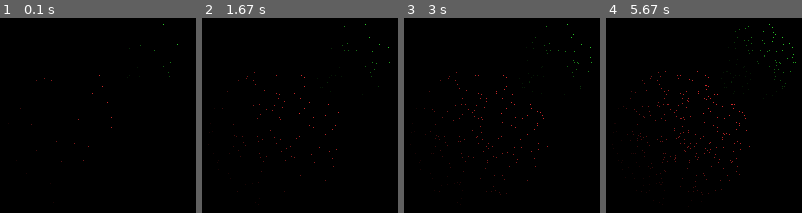
Above: before the commit, frames 1-4 (left to right).
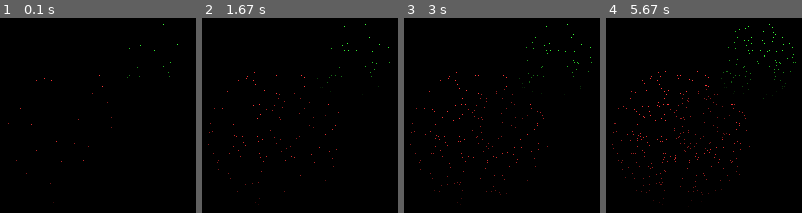
Above: after the commit, the same moments.

Repository: josuemj/Computer-Graphics
Game: pygame game, started from Raytracer2024/Raytracer2024.py
Same seed, same stepped clock (60 frames per second), same inputs: the game is played once before the commit and once after it.
Inputs:
- Up to frame 1 (0.1 s): no input
- Up to frame 2 (1.67 s): no input
- Up to frame 3 (3 s): no input
- Up to frame 4 (5.67 s): no input

The runs differ from the first frame. In frame 1, less than 0.1% of the frame differs, in the area x 4-91%, y 3-95%; in frame 2, 0.3%; in frame 3, 0.4%; in frame 4, 0.8%, in the area x 3-96%, y 3-95%.

Commit message:
feat: completed phong ilumination model.

Diff:
--- a/Raytracer2024/Raytracer2024.py
+++ b/Raytracer2024/Raytracer2024.py
@@ -19,13 +19,13 @@
 brick = Material(difuse=[1, 0.2, 0.2], spec=128, Ks=0.25)
 grass = Material(difuse=[0.2, 1.0, 0.2], spec=64, Ks=0.2)
 
-rt.lights.append( DirectionalLight( direction=[-1, -1, -1]) )
-rt.lights.append( AmbientLight( intensity= 0.1) )
 
-# rt.scene.append(Sphere(position = [2, -2, -10], radius= 1, material = grass))
-rt.scene.append(Sphere(position = [0, 0, -5], radius = 1.5 , material = brick))
-rt.scene.append(Sphere(position = [1, 1, -3], radius = 0.5 , material = grass))
+rt.lights.append( DirectionalLight(direction = [-1, -1, -1], intensity = 0.8) )
+rt.lights.append( DirectionalLight(direction = [0.5, -0.5, -1], intensity = 0.8, color = [1,1,1] ))
+rt.lights.append( AmbientLight(intensity=0.1))
 
+rt.scene.append( Sphere(position = [0, 0 , -5], radius = 1.5, material = brick) )
+rt.scene.append( Sphere(position = [1, 1 , -3], radius = 0.5, material = grass) )
 
 
 rt.glRender()
--- a/Raytracer2024/gl.py
+++ b/Raytracer2024/gl.py
@@ -133,18 +133,19 @@
 					file.write(color)
 
 
-	def glCastRay(self, orig, direction):
+	def glCastRay(self, orig, direction, sceneObj = None):
 
 		depth = float('inf')
 		intercept = None
 		hit = None
 
 		for obj in self.scene:
-			intercept = obj.ray_intersect(orig, direction)
-			if intercept != None:
-				if intercept.distance < depth:
-					hit = intercept
-					depth = intercept.distance
+			if obj != sceneObj:
+				intercept = obj.ray_intersect(orig, direction)
+				if intercept != None:
+					if intercept.distance < depth:
+						hit = intercept
+						depth = intercept.distance
 		return hit
 
 
--- a/Raytracer2024/lights.py
+++ b/Raytracer2024/lights.py
@@ -5,6 +5,7 @@
     def __init__(self, color = [1, 1, 1], intensity = 1.0, lighType = "None"):
         self.color = color
         self.intensity = intensity
+        self.lighType = lighType
 
     def GetLightColor(self, intercept = None):
         return [(i * self.intensity) for i in self.color]
--- a/Raytracer2024/material.py
+++ b/Raytracer2024/material.py
@@ -13,10 +13,16 @@
         finalColor = self.difuse
 
         for light in renderer.lights:
+            shadowIntercept = None
 
-            currentLightColor = light.GetLightColor(intercept)
-            currentSpecularColor = light.GetSpecularColor(intercept, renderer.camera.translate)
-            lightColor = [(lightColor[i] + currentLightColor[i] + currentSpecularColor[i]) for i in range(3)]
+            if light.lighType == "Directional":
+                lightDir = [-i for  i in light.direction]
+                shadowIntercept = renderer.glCastRay(intercept.point, lightDir, intercept.obj)
+
+            if shadowIntercept == None:
+                currentLightColor = light.GetLightColor(intercept)
+                currentSpecularColor = light.GetSpecularColor(intercept, renderer.camera.translate)
+                lightColor = [(lightColor[i] + currentLightColor[i] + currentSpecularColor[i]) for i in range(3)]
 
         finalColor = [(finalColor[i] * lightColor[i]) for i in range(3)]
         finalColor = [min(1, finalColor[i]) for i in range(3)]
